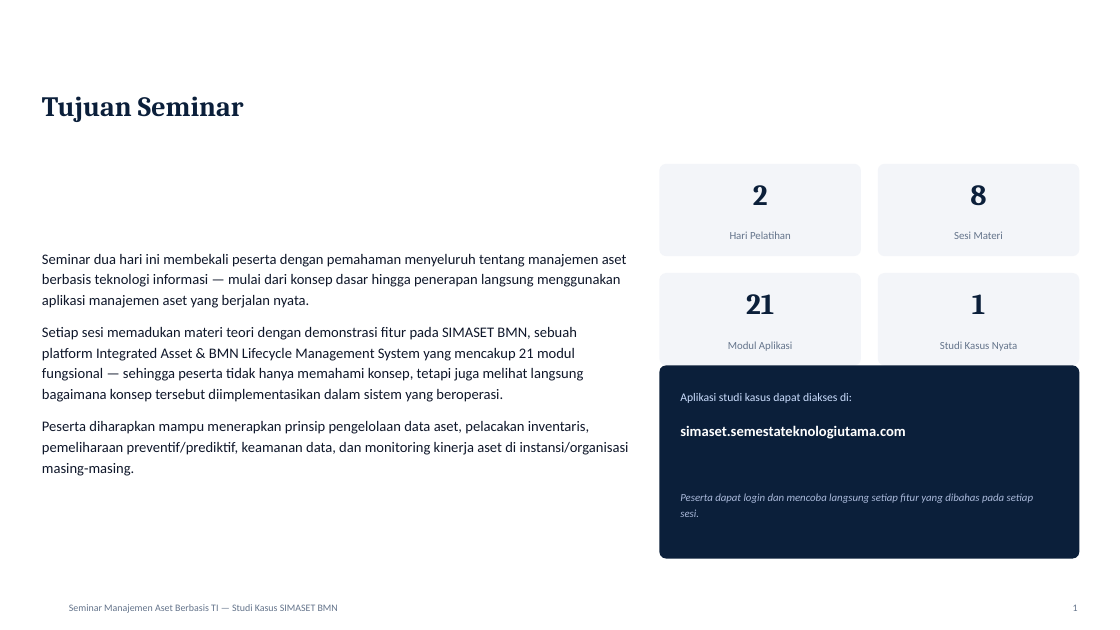
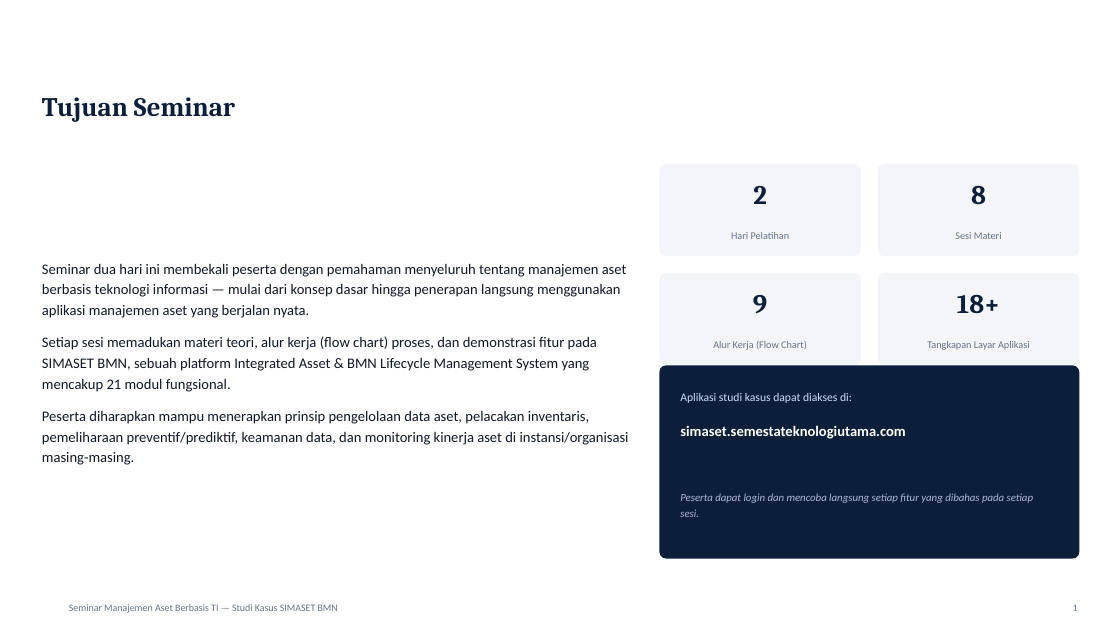
Before and after one commit to DrOsmond-STU/asetmanajemen, a slide deck: slide 2 of docs/SIMASET-BMN-Materi-Seminar.pptx. Drawn at 1120x630 pixels with LibreOffice and Linux fonts; fonts in the diff are those of the drawing; background and template pictures are left out. Boxes give left, top, right and bottom in pixels: in the first picture for what was removed or moved away, otherwise in the second. Text is boxed around its words. In the diff, an @@ line names an element or a change of style, - is before the commit and + after.

```diff
--- a/docs/SIMASET-BMN-Materi-Seminar.pptx
+++ b/docs/SIMASET-BMN-Materi-Seminar.pptx
@@ text "Tujuan Seminar" at (x1=42, y1=97, x2=235, y2=122): size 24 to 23 pt @@
@@ text "Hari Pelatihan" at (x1=731, y1=232, x2=790, y2=239): size 9.3 to 8.8 pt @@
@@ text "Sesi Materi" at (x1=955, y1=232, x2=1002, y2=239): size 9.3 to 8.8 pt @@
@@ text at (x1=753, y1=295, x2=767, y2=313): text changed; size 25 to 23 pt @@
-21
+9
@@ text at (x1=957, y1=294, x2=1000, y2=313): text changed; size 25 to 23 pt @@
-1
+18+
@@ text at (x1=42, y1=336, x2=597, y2=392): text changed @@
-Setiap sesi memadukan materi teori dengan demonstrasi fitur pada SIMASET BMN, sebuah platform Integrated Asset & BMN Lifecycle Management System yang mencakup 21 modul fungsional — sehingga peserta tidak hanya memahami konsep, tetapi juga melihat langsung bagaimana konsep tersebut diimplementasikan dalam sistem yang beroperasi.
+Setiap sesi memadukan materi teori, alur kerja (flow chart) proses, dan demonstrasi fitur pada SIMASET BMN, sebuah platform Integrated Asset & BMN Lifecycle Management System yang mencakup 21 modul fungsional.
@@ text at (x1=713, y1=341, x2=807, y2=350): text changed; size 9.3 to 8.8 pt @@
-Modul Aplikasi
+Alur Kerja (Flow Chart)
@@ text at (x1=927, y1=341, x2=1030, y2=350): text changed; size 9.3 to 8.8 pt @@
-Studi Kasus Nyata
+Tangkapan Layar Aplikasi
```
Also in this commit, not shown: 15 other slides changed, 11 slides added.
